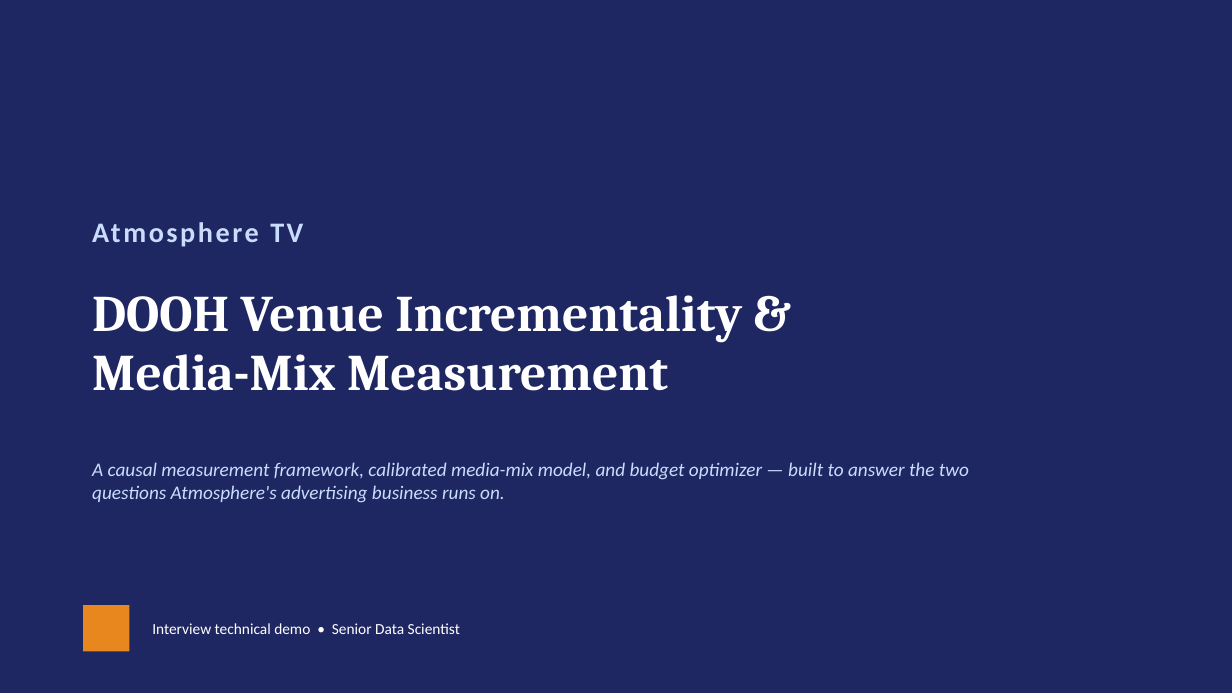
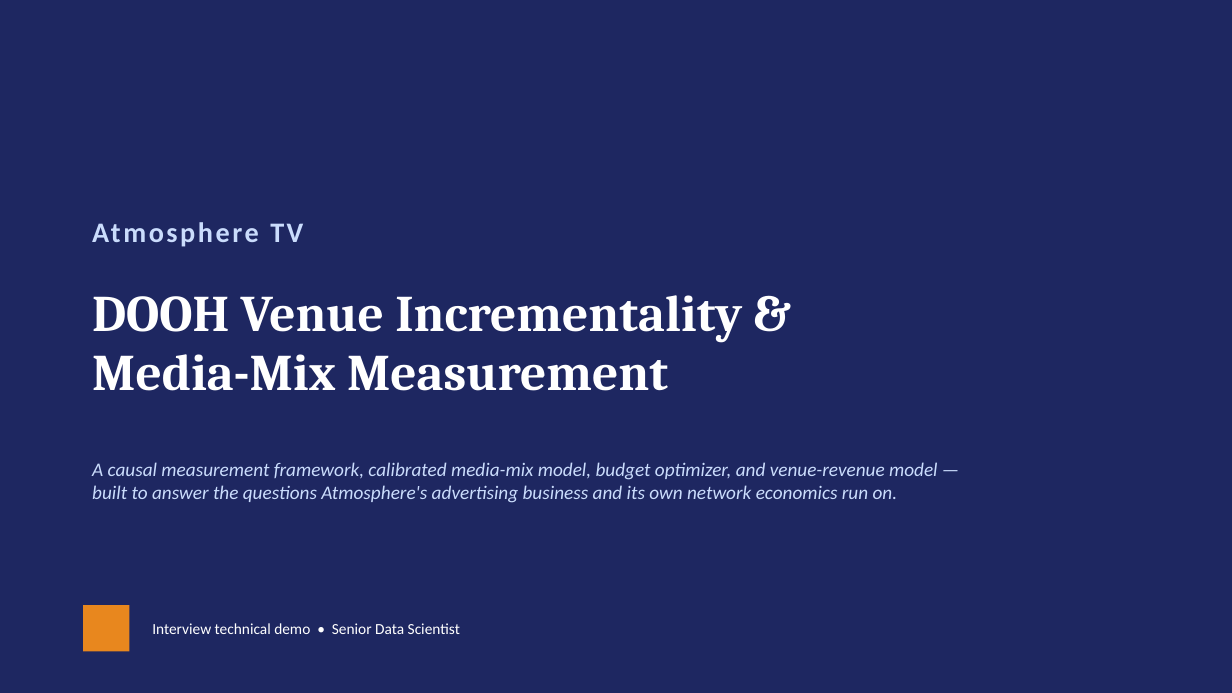
Before and after one commit to crystal1361/atmosphere-dooh-measurement, a slide deck: slide 1 of deck/AtmosphereTV_DOOH_Measurement.pptx. Drawn at 1232x693 pixels with LibreOffice and Linux fonts; fonts in the diff are those of the drawing. Boxes give left, top, right and bottom in pixels: in the first picture for what was removed or moved away, otherwise in the second. Text is boxed around its words. In the diff, an @@ line names an element or a change of style, - is before the commit and + after.

```diff
--- a/deck/AtmosphereTV_DOOH_Measurement.pptx
+++ b/deck/AtmosphereTV_DOOH_Measurement.pptx
@@ text at (x1=92, y1=462, x2=938, y2=503): text changed @@
-A causal measurement framework, calibrated media-mix model, and budget optimizer — built to answer the two questions Atmosphere's advertising business runs on.
+A causal measurement framework, calibrated media-mix model, budget optimizer, and venue-revenue model — built to answer the questions Atmosphere's advertising business and its own network economics run on.
```
Also in this commit, not shown: 4 other slides changed, 1 slide added, 15 other files.
